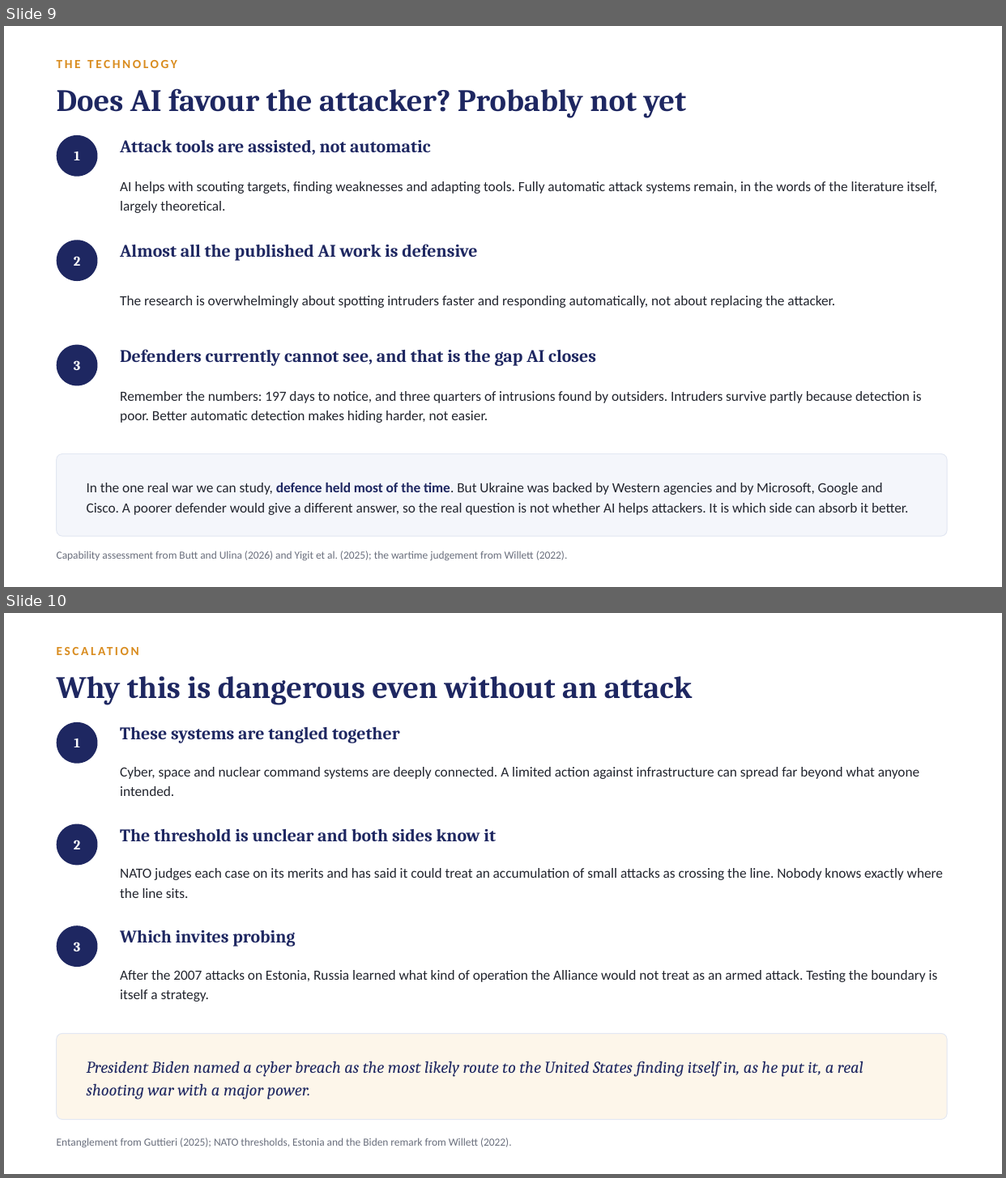
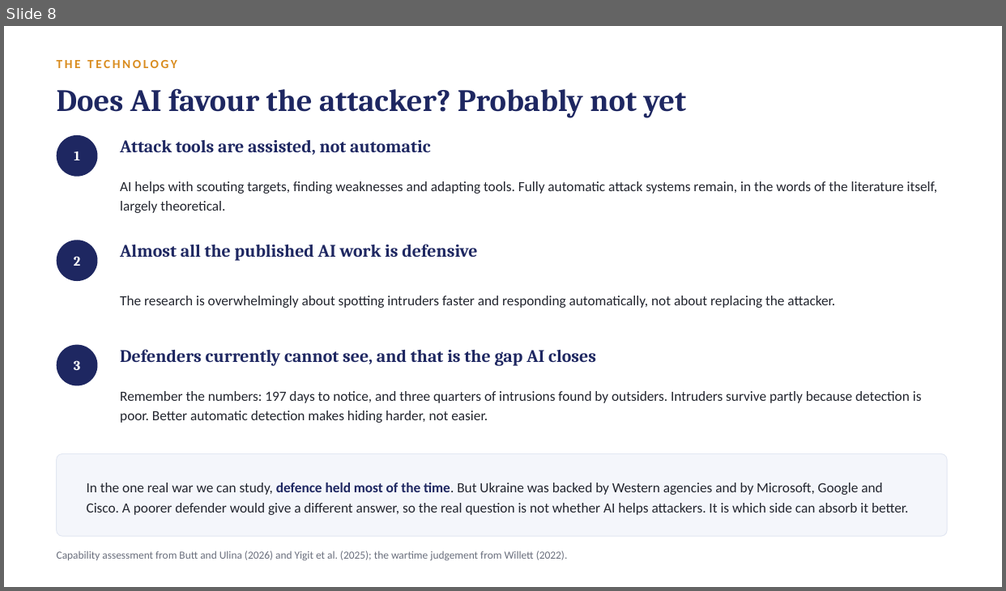
Before and after one commit to s9765fzsv8-cmyk/Claude, a slide deck: deck/price-of-patience.pptx. Shown one above the other, each under a label of ours: slides 9 and 10 before the commit, slide 8 after it. The pictures are 1006x1178 and 1006x591 pixels, drawn with LibreOffice and Linux fonts; fonts in the diff are those of the drawing. Boxes give left, top, right and bottom in pixels: in the first picture for what was removed or moved away, otherwise in the second. Text is boxed around its words. In the diff, an @@ line names an element or a change of style, - is before the commit and + after.

```diff
--- a/deck/price-of-patience.pptx
+++ b/deck/price-of-patience.pptx
@@ slide 10 removed at [4, 613, 1002, 1174], background #FFFFFF @@
@@ text removed at [57, 640, 731, 661] @@
-ESCALATION
@@ text removed at [57, 676, 692, 705] @@
-Why this is dangerous even without an attack
@@ ellipse removed at [57, 722, 98, 764] @@
@@ text removed at [120, 727, 400, 743] @@
-These systems are tangled together
@@ text removed at [74, 739, 80, 747] @@
-1
@@ text removed at [120, 767, 919, 796] @@
-Cyber, space and nuclear command systems are deeply connected. A limited action against infrastructure can spread far beyond what anyone intended.
@@ ellipse removed at [57, 824, 98, 865] @@
@@ text removed at [120, 829, 496, 841] @@
-The threshold is unclear and both sides know it
@@ text removed at [74, 840, 80, 850] @@
-2
@@ text removed at [120, 868, 943, 898] @@
-NATO judges each case on its merits and has said it could treat an accumulation of small attacks as crossing the line. Nobody knows exactly where the line sits.
@@ ellipse removed at [57, 926, 98, 967] @@
@@ text removed at [74, 942, 80, 952] @@
-3
@@ text removed at [120, 931, 295, 947] @@
-Which invites probing
@@ text removed at [120, 970, 938, 1002] @@
-After the 2007 attacks on Estonia, Russia learned what kind of operation the Alliance would not treat as an armed attack. Testing the boundary is itself a strategy.
@@ rounded rectangle removed at [57, 1033, 948, 1120] @@
@@ text removed at [87, 1061, 863, 1100] @@
-President Biden named a cyber breach as the most likely route to the United States finding itself in, as he put it, a real shooting war with a major power.
@@ text removed at [57, 1138, 512, 1148] @@
-Entanglement from Guttieri (2025); NATO thresholds, Estonia and the Biden remark from Willett (2022).
@@ what was slide 9 is now slide 8 @@
```
Also in this commit, not shown: 1 slide changed, 1 other slide removed, 1 other file.
